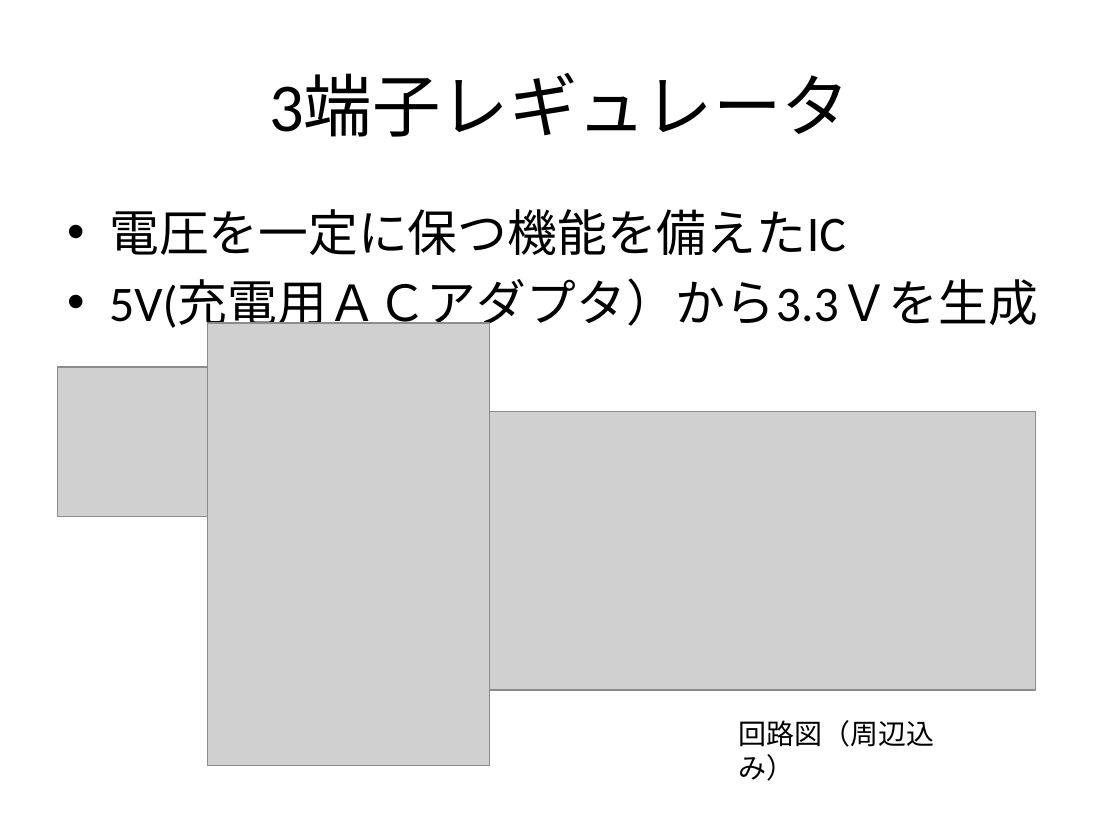
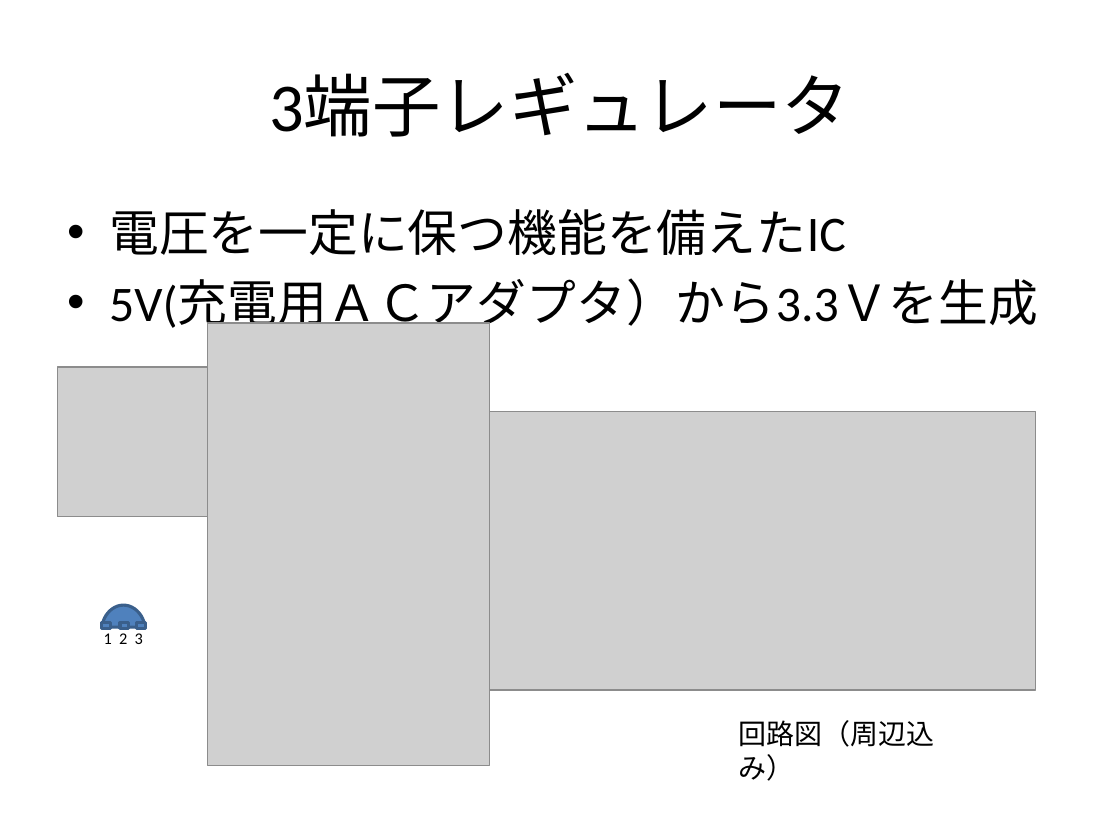
Before and after one commit to magoroku15/OpenAccessoryDemo, a slide deck: slide 11 of Doc/poorman's adk.pptx (slide 12 before the commit). Drawn at 1120x840 pixels with LibreOffice and Linux fonts; fonts in the diff are those of the drawing; grey boxes stand for pictures. Boxes give left, top, right and bottom in pixels: in the first picture for what was removed or moved away, otherwise in the second. Text is boxed around its words. In the diff, an @@ line names an element or a change of style, - is before the commit and + after.

```diff
--- a/Doc/poorman's adk.pptx
+++ b/Doc/poorman's adk.pptx
@@ group added at [102,605,146,657]: 3 rectangles, 1 chord (boxed as its full ellipse), 1 text @@
+1 2 3
```
Also in this commit, not shown: 7 other slides changed, 4 slides added, 1 slide removed.
